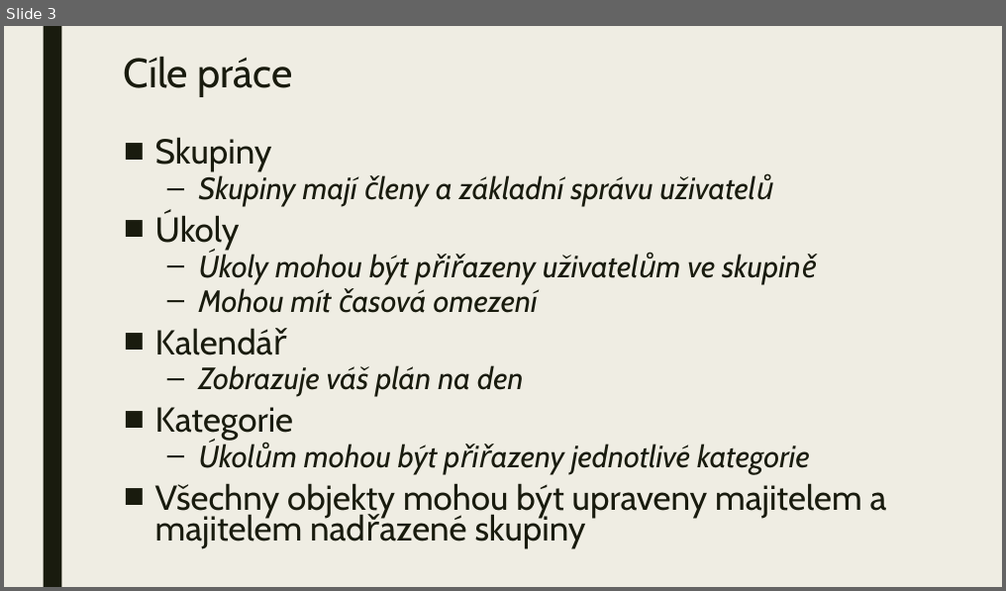
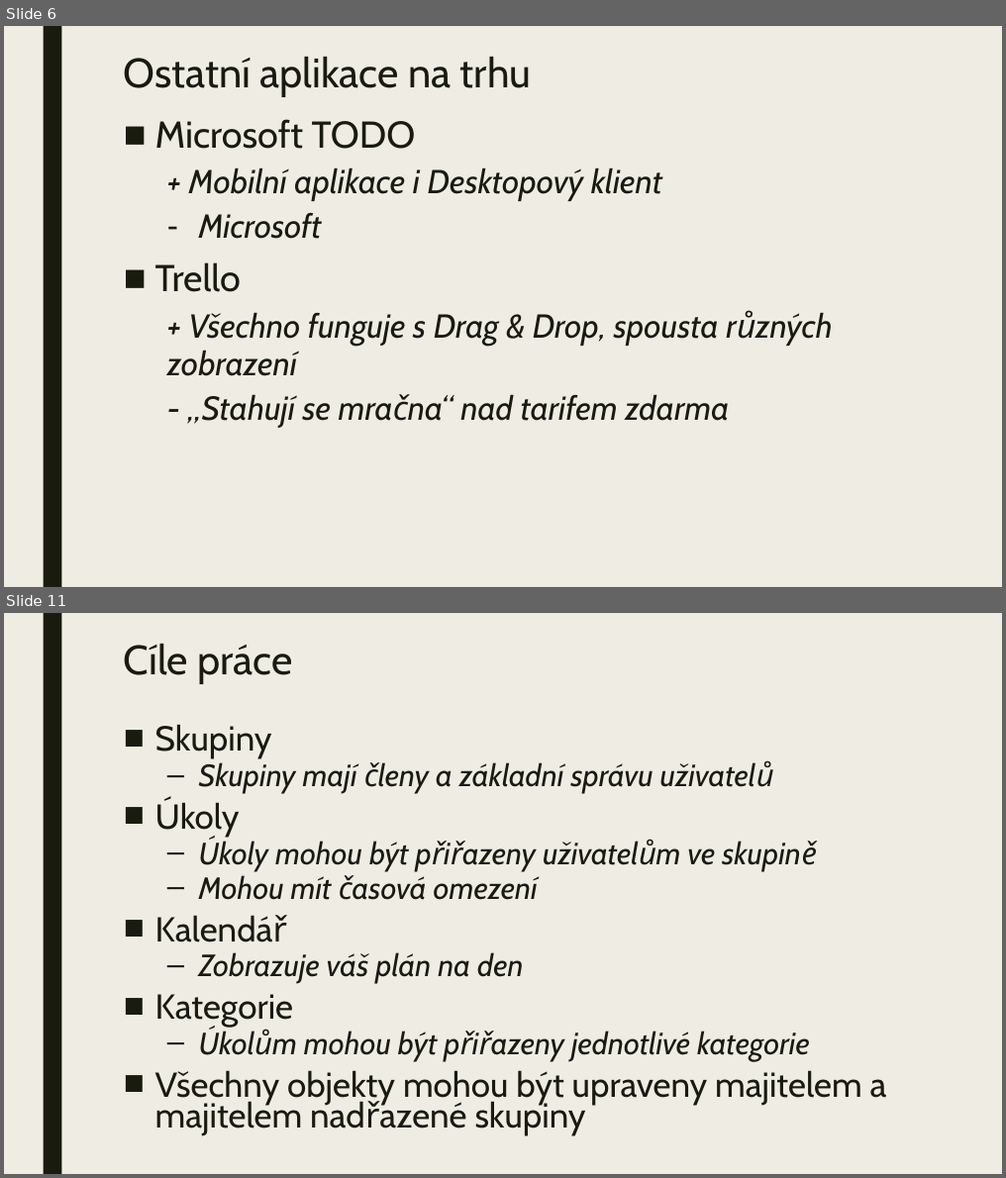
Before and after one commit to Aidam7/DuDat-Docs, a slide deck: Prezentace/Obhajoba.pptx. Shown one above the other, each under a label of ours: slide 3 before the commit, slides 6 and 11 after it; the slides between them are not shown. The pictures are 1006x591 and 1006x1178 pixels, drawn with LibreOffice and Linux fonts; fonts in the diff are those of the drawing; background and template pictures are left out. Boxes give left, top, right and bottom in pixels: in the first picture for what was removed or moved away, otherwise in the second. Text is boxed around its words. In the diff, an @@ line names an element or a change of style, - is before the commit and + after.

```diff
--- a/Prezentace/Obhajoba.pptx
+++ b/Prezentace/Obhajoba.pptx
@@ slide 6 added at [4,26,1002,587], background #EFEDE3; not listed: 1 template element that a slide beside it also shows @@
@@ title added at [124,57,532,97], 39.6 pt, text #191B0E @@
+Ostatní aplikace na trhu
@@ text added at [155,119,729,428], 32 pt, text #191B0E, italic @@
+■ Microsoft TODO
+  + Mobilní aplikace i Desktopový klient
+  – Microsoft
+■ Trello
+  + Všechno funguje s Drag & Drop, spousta různých zobrazení
+  - „Stahují se mračna“ nad tarifem zdarma
@@ what was slide 3 is now slide 11 @@
```
Also in this commit, not shown: 6 slides changed, 16 other slides added, 5 slides removed.
